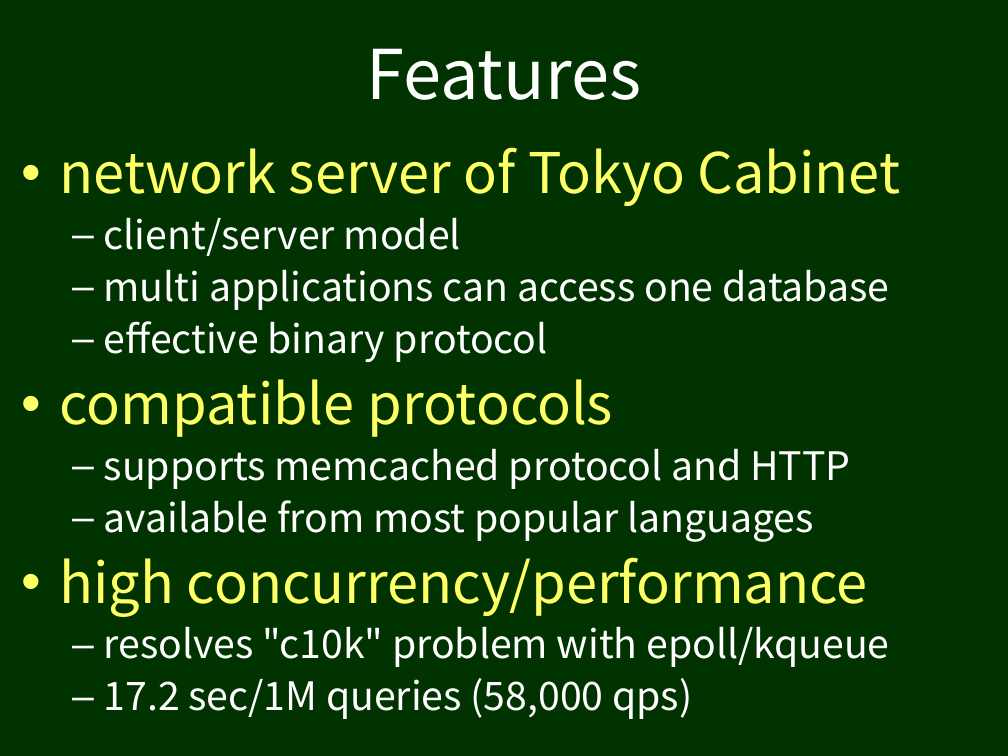
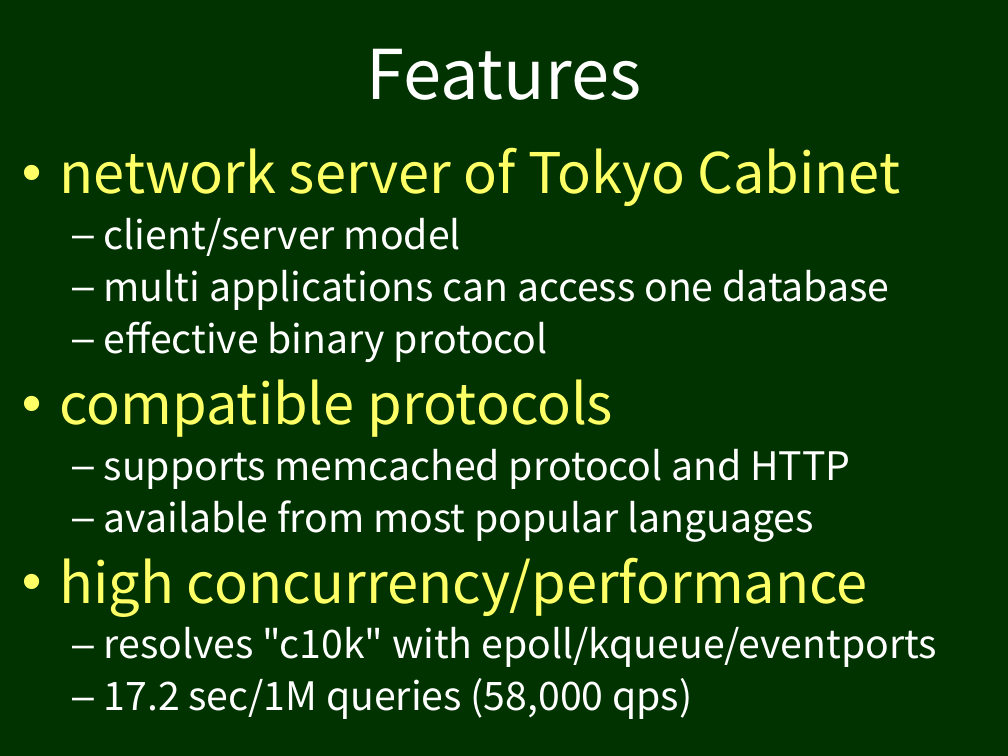
Before and after one commit to clement/tokyo-cabinet, a slide deck: slide 14 of doc/tokyoproducts.ppt. Drawn at 1008x756 pixels with LibreOffice and Linux fonts; fonts in the diff are those of the drawing. Boxes give left, top, right and bottom in pixels: in the first picture for what was removed or moved away, otherwise in the second. Text is boxed around its words. In the diff, an @@ line names an element or a change of style, - is before the commit and + after.

```diff
--- a/doc/tokyoproducts.ppt
+++ b/doc/tokyoproducts.ppt
@@ text at <box>104,626,938,667</box>: text changed @@
-  – resolves "c10k" problem with epoll/kqueue
+  – resolves "c10k" with epoll/kqueue/eventports
```
Also in this commit, not shown: 1 other slide changed, 16 other files.
